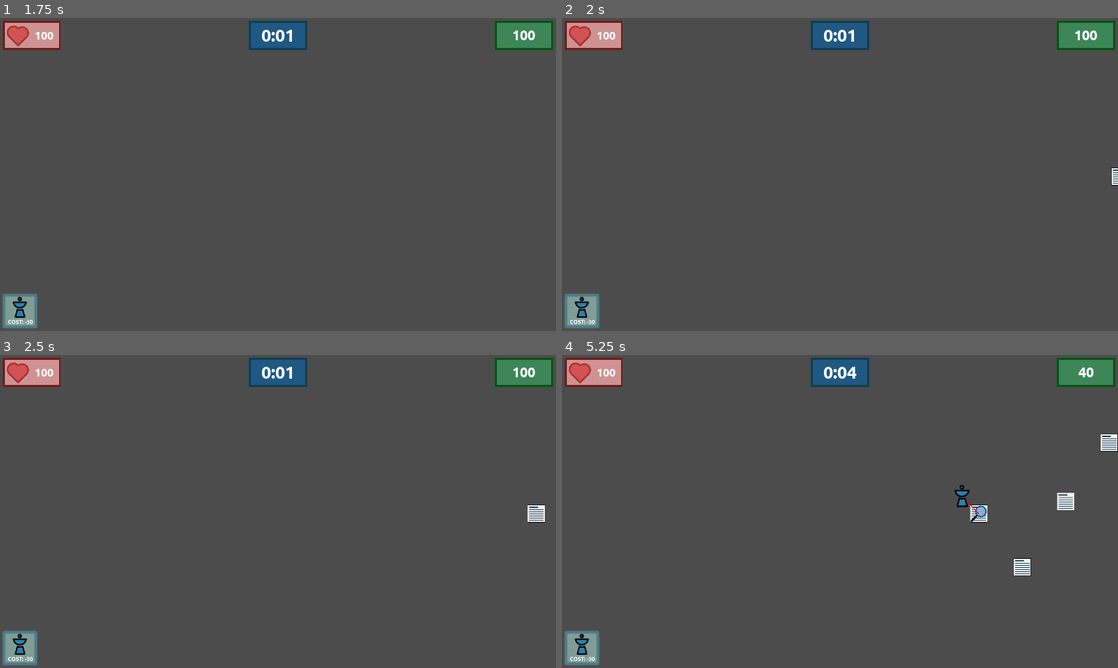
Above: before the commit, frames 1-4 (two rows, left to right).
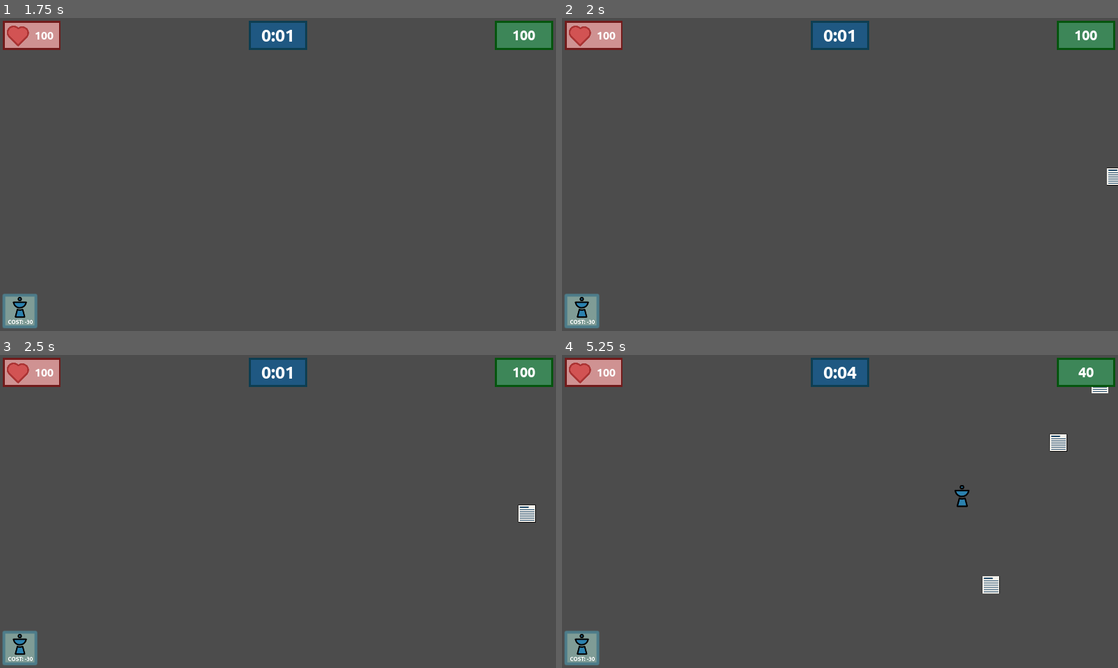
Above: after the commit, the same moments.

Repository: moisesjbc/info-harvest
Game: Godot game, scene res://menus/main_menu/main_menu.tscn
The game is run twice, just before and just after one commit, with the same random seed, the same clock (stepped at 60 frames per second) and the same inputs.
Inputs (mouse positions are in pixels of both pictures, inside the frame that each line leads up to):
- Up to frame 1 (1.75 s): click "NEW GAME" at 0.5 s; click "COST: -30" at 1.25 s
- Up to frame 2 (2 s): no input
- Up to frame 3 (2.5 s): click "COST: -30" at 2 s
- Up to frame 4 (5.25 s): click "COST: -30" at 2.75 s; tap Enter at 3.5 s; move the mouse to (962, 495) at 3.52 s; click (962, 495) at 3.67 s; click "[Select]" at 4.25 s; click "RESTART GAME" at 5 s

Frame 1 is identical in both runs. In frame 2, less than 0.1% of the frame differs, in the area x 98-100%, y 47-54%; in frame 3, 0.2%; in frame 4, 1.1%, in the area x 72-100%, y 10-77%.
Error in both runs: Invalid call. Nonexistent function 'connect' in base 'Nil'. (res://gameplay/menus/improvement_panel.gd:32)

Commit message:
Add difficulty increase over time

Diff:
--- a/godot-project/gameplay/data_filter/data_filter.gd
+++ b/godot-project/gameplay/data_filter/data_filter.gd
@@ -2,7 +2,7 @@
 
 var data_in_area = []
 var scan_time = 1.0
-var refutation_speed = 200
+var refutation_speed = 400
 var target_data = null
 var bullet_scene = preload("res://gameplay/bullet/bullet.tscn")
 var active = true
--- a/godot-project/gameplay/data_filter/data_filter.tscn
+++ b/godot-project/gameplay/data_filter/data_filter.tscn
@@ -24,7 +24,6 @@
 
 [node name="collider" type="CollisionShape2D" parent="data_filter/clickable_area"]
 position = Vector2( -7.5, -2.5 )
-scale = Vector2( 1, 1 )
 shape = SubResource( 2 )
 
 [node name="influence_area" type="Area2D" parent="."]
--- a/godot-project/gameplay/data_spawn/data_spawn.gd
+++ b/godot-project/gameplay/data_spawn/data_spawn.gd
@@ -2,6 +2,8 @@
 
 
 var data_scene = preload("res://gameplay/data/data.tscn")
+var min_data_speed = 150
+var max_data_speed = 200
 
 
 func _on_spawn_timer_timeout():
@@ -10,6 +12,7 @@
 	new_data.global_position.x = $top_position.global_position.x
 	new_data.global_position.y = rand_range($top_position.global_position.y, $bottom_position.global_position.y)
 	new_data.set_fake_news(randf() < 0.3)
+	new_data.speed = int(rand_range(min_data_speed, max_data_speed))
 	new_data.connect("data_consumed", self, "_on_data_consumed")
 
 
@@ -19,3 +22,14 @@
 		get_parent().get_node("score").add_score(data_score)
 	else:
 		get_parent().get_node("life").add_damage(-data_score)
+
+
+func increase_speed(speed_increment):
+	min_data_speed += speed_increment
+	max_data_speed += speed_increment
+
+
+func _on_difficulty_timer_timeout():
+	$spawn_timer.wait_time -= 0.1
+	min_data_speed += 10
+	max_data_speed += 10
--- a/godot-project/gameplay/data_spawn/data_spawn.tscn
+++ b/godot-project/gameplay/data_spawn/data_spawn.tscn
@@ -22,4 +22,9 @@
 stream = ExtResource( 2 )
 volume_db = -20.0
 
+[node name="difficulty_timer" type="Timer" parent="."]
+wait_time = 15.0
+autostart = true
+
 [connection signal="timeout" from="spawn_timer" to="." method="_on_spawn_timer_timeout"]
+[connection signal="timeout" from="difficulty_timer" to="." method="_on_difficulty_timer_timeout"]
